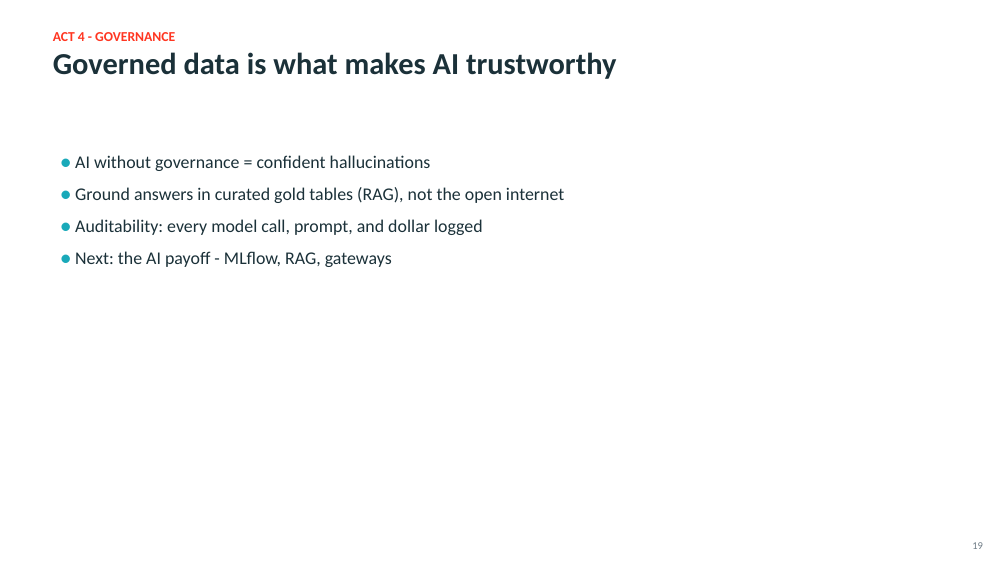
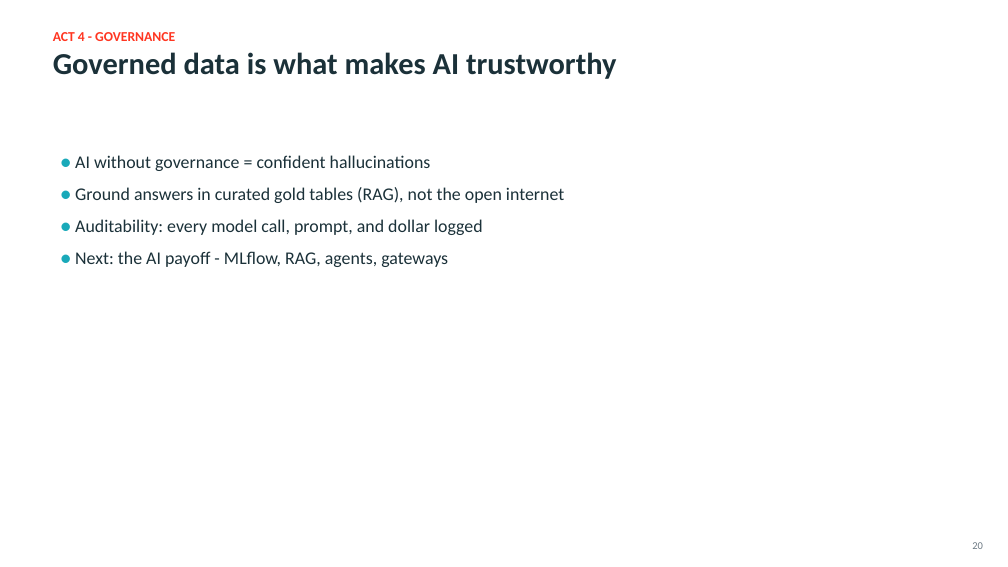
Before and after one commit to adranale/databricks_demo, a slide deck: slide 20 of AI_Through_Modern_Data_Platforms_Databricks.pptx (slide 19 before the commit). Drawn at 1008x567 pixels with LibreOffice and Linux fonts; fonts in the diff are those of the drawing. Boxes give left, top, right and bottom in pixels: in the first picture for what was removed or moved away, otherwise in the second. Text is boxed around its words. In the diff, an @@ line names an element or a change of style, - is before the commit and + after.

Commit message:
Add Agent Bricks, Genie Ontology, and 2026 AI-stack slides
- New slide: Agent Bricks (ai_extract / ai_classify / ai_parse_document + evaluations diagram)
- New slide: Genie Ontology (modeled vs learned knowledge, Genie One/Genie Code/MCP consumers)
- New slide: 2026 AI stack at a glance (Genie One, AI Search, benchmarks, MCP, Unity Gateway)
- Genie slide extended with Genie One + benchmarks; deck now 26 slides, 18 embedded images, neutral voice (verified)

```diff
--- a/AI_Through_Modern_Data_Platforms_Databricks.pptx
+++ b/AI_Through_Modern_Data_Platforms_Databricks.pptx
@@ text at [75, 251, 448, 267]: text changed @@
-● Next: the AI payoff - MLflow, RAG, gateways
+● Next: the AI payoff - MLflow, RAG, agents, gateways
@@ text at [972, 542, 983, 549]: text changed @@
-19
+20
```
Also in this commit, not shown: 5 other slides changed, 3 slides added.
